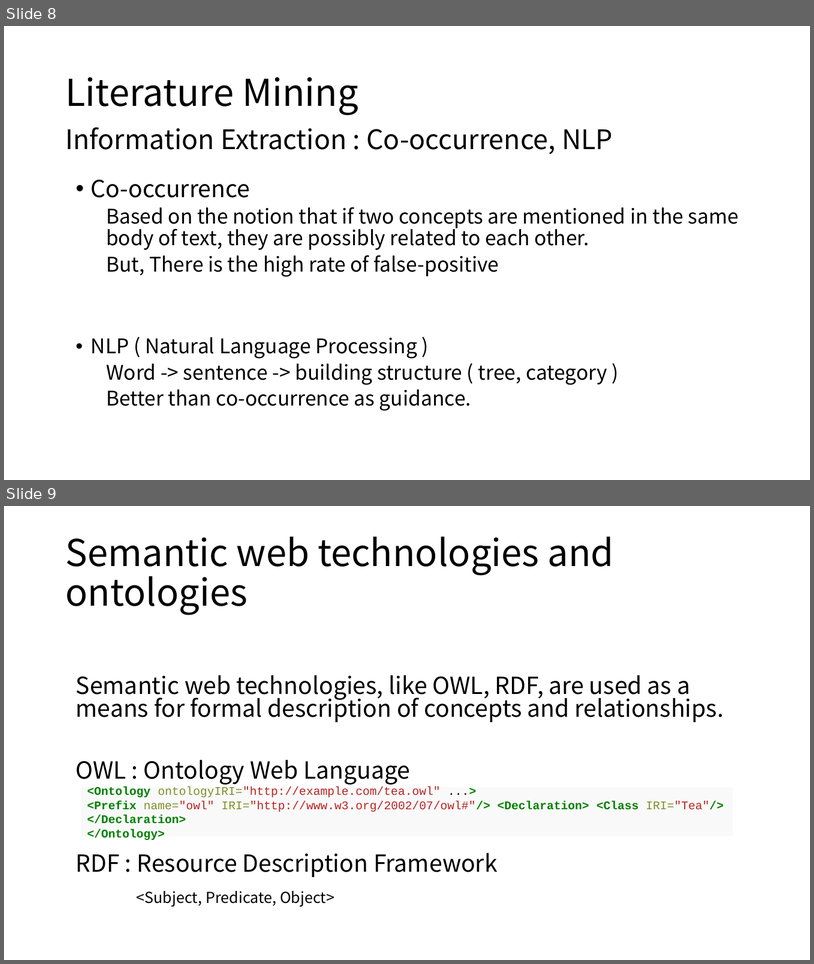
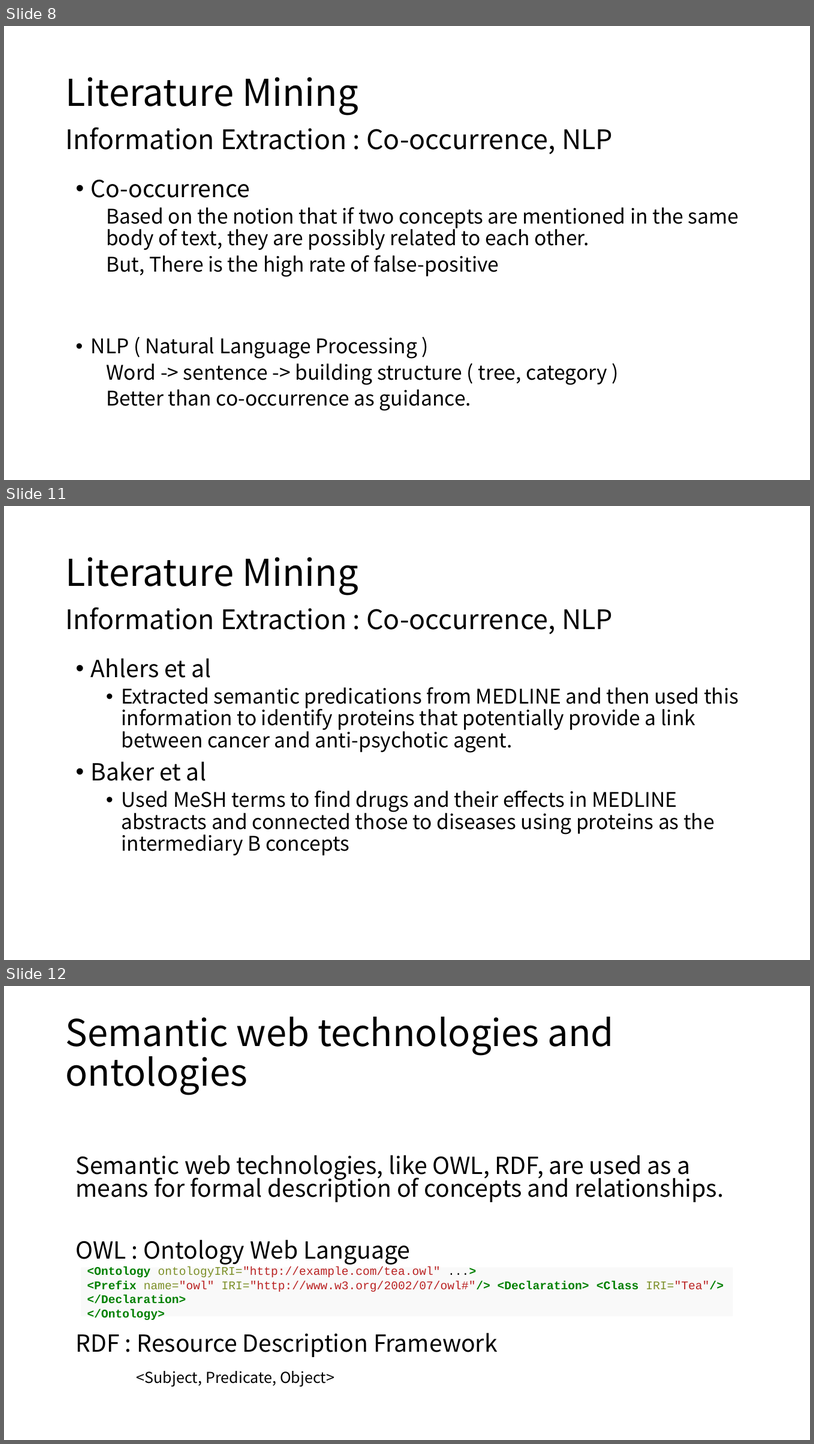
Before and after one commit to moklise/TIL, a slide deck: Review/[3] Literature mining, ontologies and information visualization for drug repurposing/Literature mining, ontologies and information visualization for.pptx. Shown one above the other, each under a label of ours: slides 8 and 9 before the commit, slides 8, 11 and 12 after it; the slides between them are not shown. The pictures are 814x964 and 814x1444 pixels, drawn with LibreOffice and Linux fonts; fonts in the diff are those of the drawing. Boxes give left, top, right and bottom in pixels: in the first picture for what was removed or moved away, otherwise in the second. Text is boxed around its words. In the diff, an @@ line names an element or a change of style, - is before the commit and + after.

Commit message:
[Publication Review] Literature mining, ontologies and information visualization for drug repurposing added PPT

```diff
--- a/Review/[3] Literature mining, ontologies and information visualization for drug repurposing/Literature mining, ontologies and information visualization for.pptx
+++ b/Review/[3] Literature mining, ontologies and information visualization for drug repurposing/Literature mining, ontologies and information visualization for.pptx
@@ slide 11 added at (4, 506, 810, 960), background #FFFFFF @@
@@ title added at (65, 557, 359, 595), 44 pt, text #000000 @@
+Literature Mining
@@ text added at (65, 607, 613, 634), 32 pt, text #000000 @@
+Information Extraction : Co-occurrence, NLP
@@ text added at (91, 658, 739, 855), 24 pt, text #000000 @@
+• Ahlers et al
+  • Extracted semantic predications from MEDLINE and then used this information to identify proteins that potentially provide a link between cancer and anti-psychotic agent.
+• Baker et al
+  • Used MeSH terms to find drugs and their effects in MEDLINE abstracts and connected those to diseases using proteins as the intermediary B concepts
@@ what was slide 9 is now slide 12 @@
```
Also in this commit, not shown: 9 other slides added, 1 other file.
